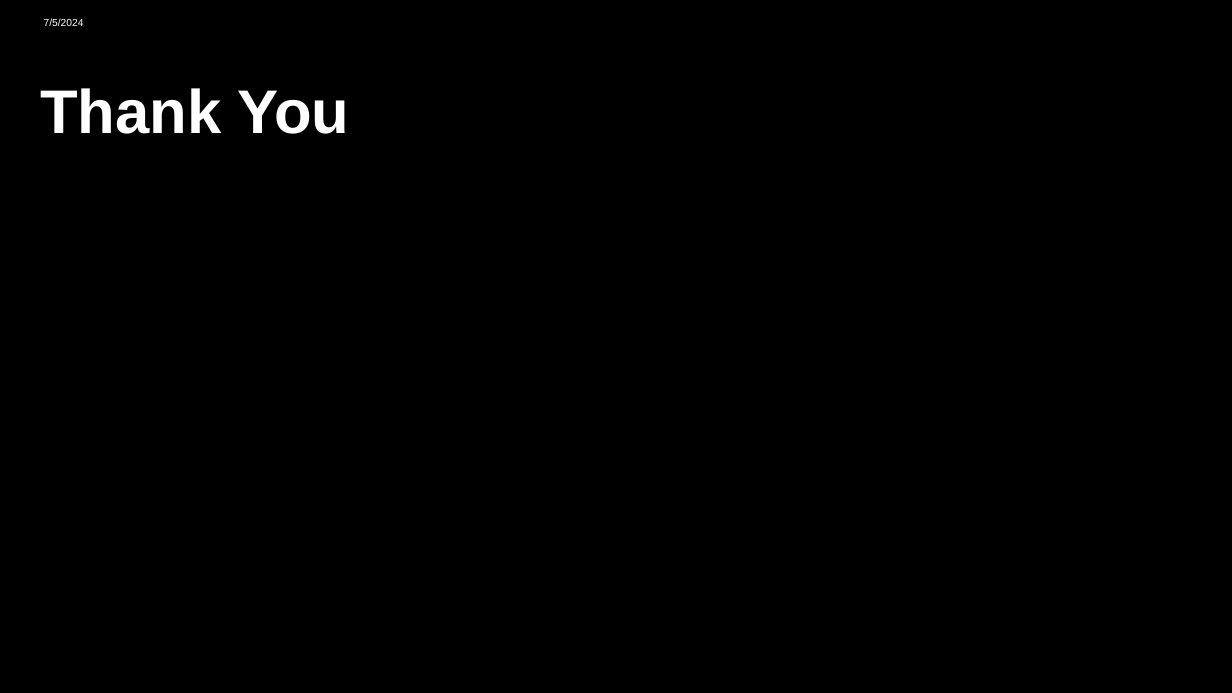
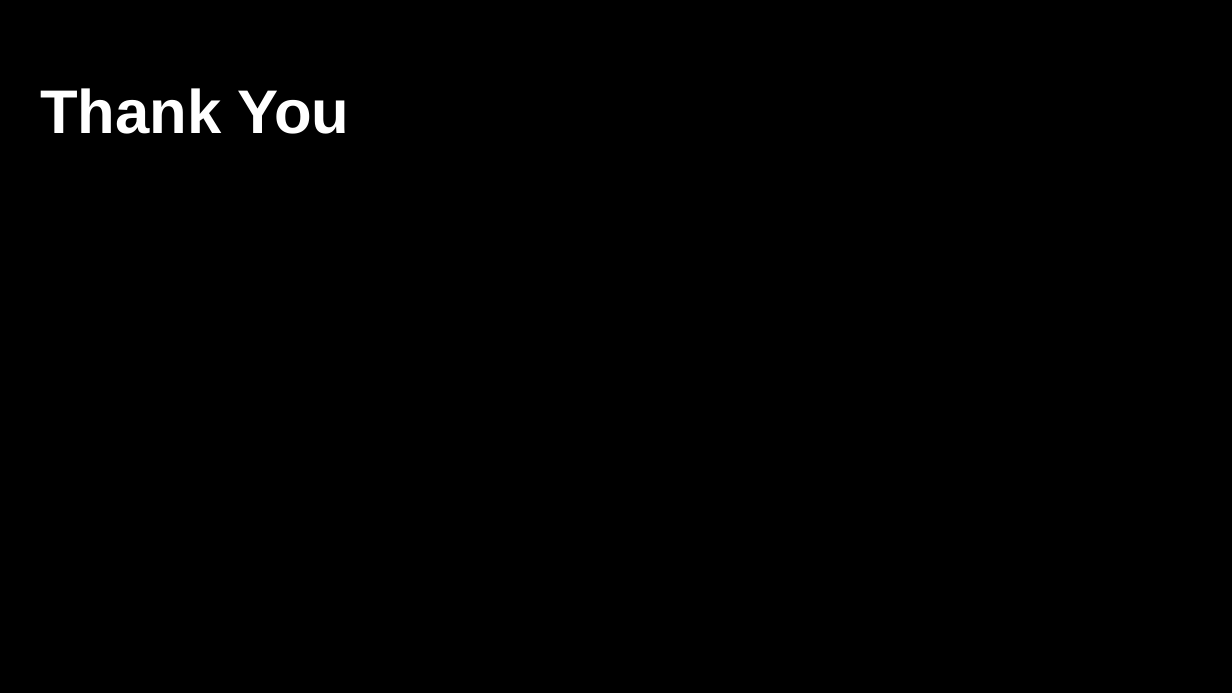
Before and after one commit to shafayetejaman/FCUB-Programming-Club, a slide deck: slide 12 of module-2/module-2.pptx (slide 9 before the commit). Drawn at 1232x693 pixels with LibreOffice and Linux fonts; fonts in the diff are those of the drawing; background and template pictures are left out. Boxes give left, top, right and bottom in pixels: in the first picture for what was removed or moved away, otherwise in the second. Text is boxed around its words. In the diff, an @@ line names an element or a change of style, - is before the commit and + after.

```diff
--- a/module-2/module-2.pptx
+++ b/module-2/module-2.pptx
@@ text removed at [44,18,84,26] @@
-7/5/2024
```
Also in this commit, not shown: 7 other slides changed, 3 slides added, 2 other files.
